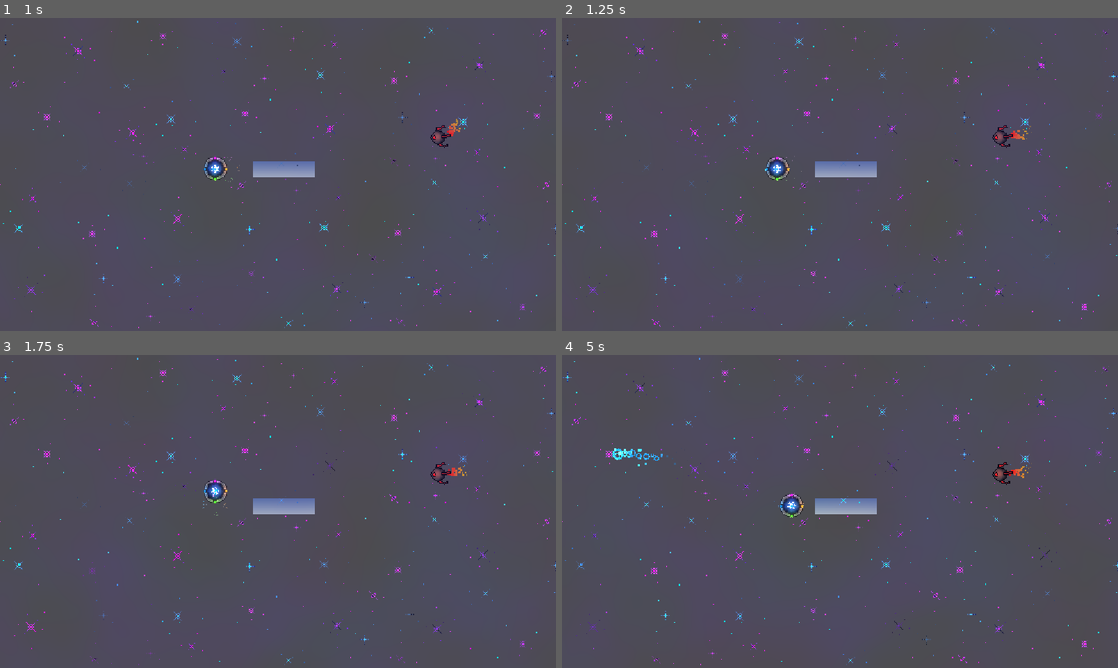
Above: before the commit, frames 1-4 (two rows, left to right).
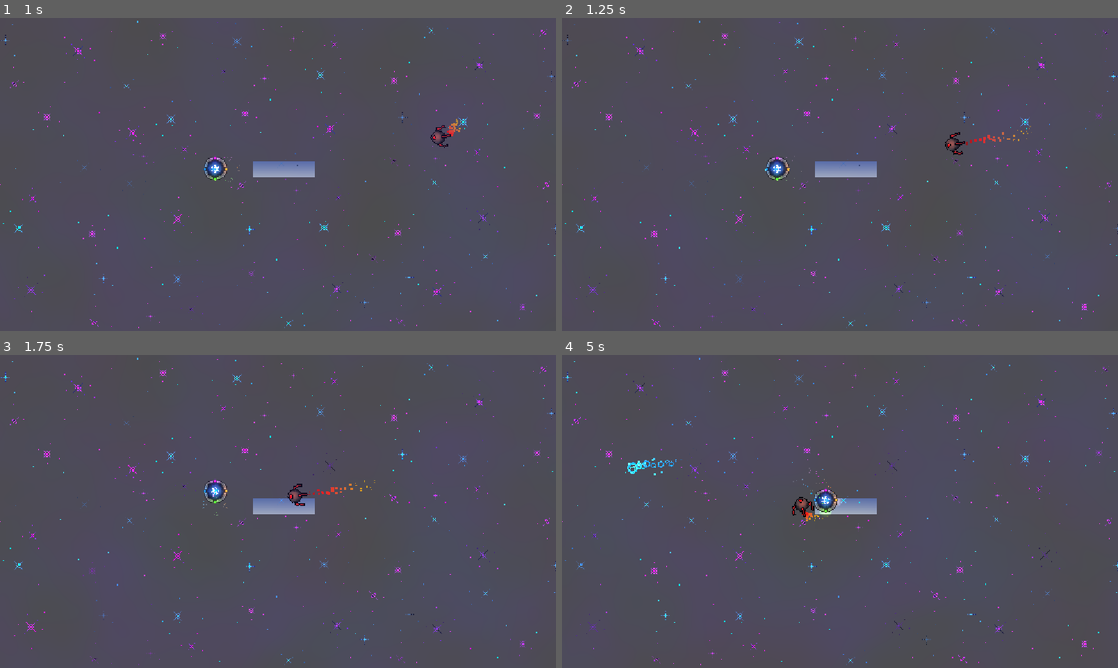
Above: after the commit, the same moments.

Repository: eee12342/New-Game
Game: Godot game, scene res://scenes/main.tscn
Two runs of this game, one before a commit and one after it. Both use one fixed random seed, a clock stepped at 60 frames per second and the inputs below.
Inputs (mouse positions are in pixels of both pictures, inside the frame that each line leads up to):
- Up to frame 1 (1 s): move the mouse to (400, 158) at 0.52 s; tap A (colour1) at 0.6 s
- Up to frame 2 (1.25 s): no input
- Up to frame 3 (1.75 s): move the mouse to (166, 527) at 1.27 s; tap W (colour2) at 1.35 s
- Up to frame 4 (5 s): move the mouse to (895, 442) at 2.02 s; tap D (colour3) at 2.1 s; move the mouse to (812, 574) at 2.77 s; tap S (colour4) at 2.85 s; move the mouse to (1006, 558) at 3.52 s; hold Shift (colour_change_mode) 3.53-4.28 s; move the mouse to (673, 464) at 4.27 s; click (673, 464) at 4.35 s

Frame 1 is identical in both runs. In frame 2, 0.3% of the frame differs, in the area x 68-84%, y 34-44%; in frame 3, 0.3%; in frame 4, 1.1%, in the area x 8-85%, y 29-54%.

Commit message:
Add raycast-based attack tween
Adds a RayCast2D node to the enemy scene and implements a raycast-driven attack motion. Scene: new RayCast2D node with target_position = (200, 0). Code: added onready raycast reference, changed find_player tween to call attack() when finished, and implemented attack() which tweens global_position to to_global(raycast.target_position) over 1s and starts the pause timer when done. Enables the enemy to move toward a raycast target as its attack behavior.

Diff:
--- a/scenes/enemy/enemy1/enemy1.tscn
+++ b/scenes/enemy/enemy1/enemy1.tscn
@@ -80,6 +80,9 @@
 scale_amount_curve = SubResource("Curve_n0f10")
 color_ramp = SubResource("Gradient_gwnwj")
 
+[node name="RayCast2D" type="RayCast2D" parent="." unique_id=1293576095]
+target_position = Vector2(200, 0)
+
 [node name="Pause" type="Timer" parent="." unique_id=14633251]
 wait_time = 2.0
 one_shot = true
--- a/scenes/enemy/enemy1/enemy_1.gd
+++ b/scenes/enemy/enemy1/enemy_1.gd
@@ -4,6 +4,7 @@
 @export var rotation_speed_seconds: float = 1
 
 @onready var pause_timer: Timer = $Pause
+@onready var raycast: RayCast2D = $RayCast2D
 
 var finding_player: bool = false
 var paused: bool = false
@@ -23,8 +24,14 @@
 
 	var tween = create_tween()
 	tween.tween_property(self, "global_rotation", target, rotation_speed_seconds)
-	tween.finished.connect(func(): pause_timer.start())
+	tween.finished.connect(func(): attack())
 
 
 func _on_pause_timeout() -> void:
 	finding_player = false
+
+
+func attack():
+	var attack_tween = create_tween()
+	attack_tween.tween_property(self, "global_position", to_global(raycast.target_position), 1)
+	attack_tween.finished.connect(func(): pause_timer.start())
